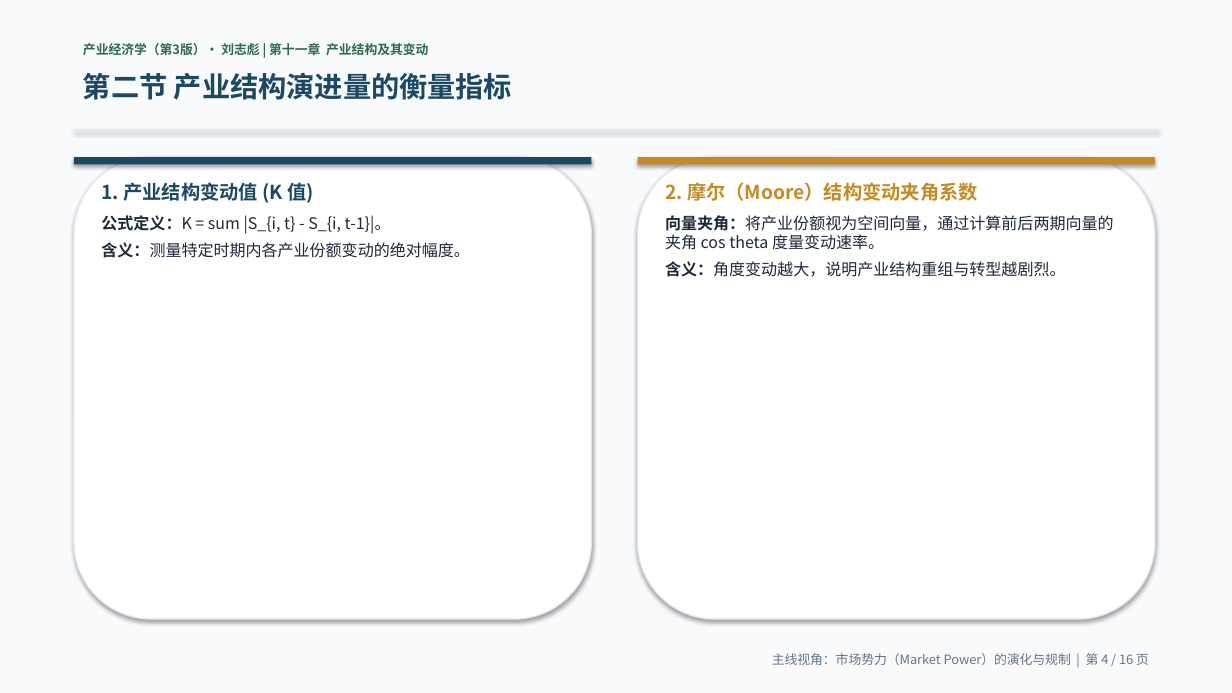
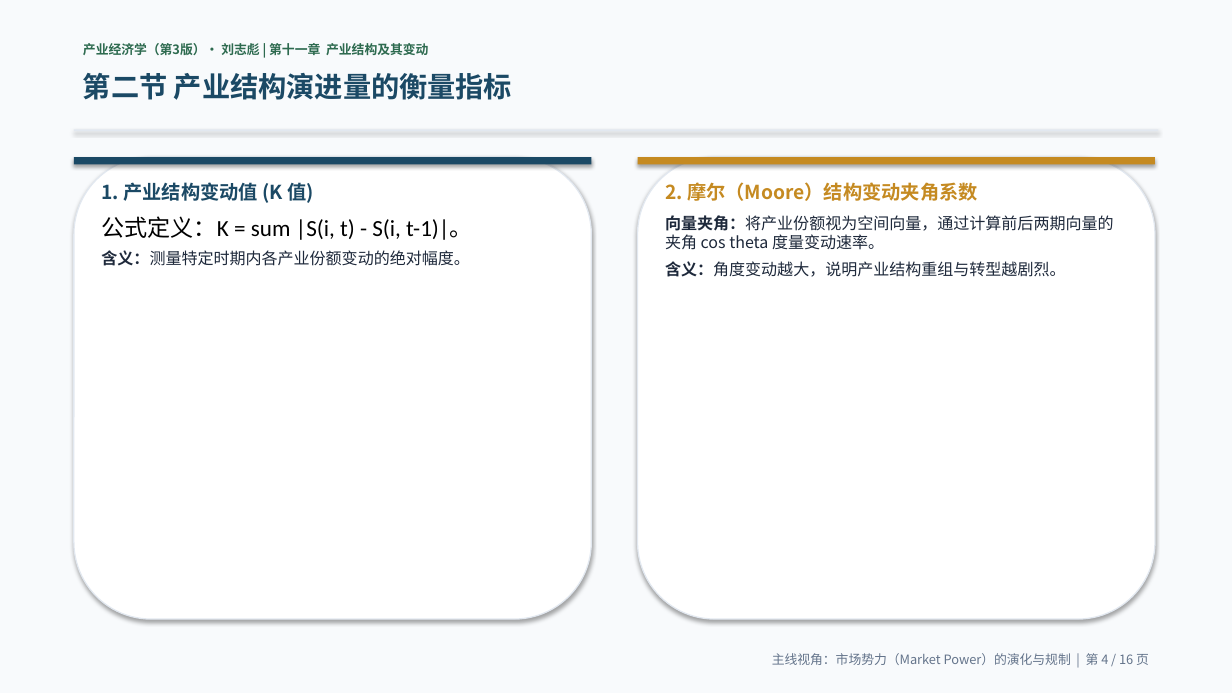
Before and after one commit to chens9956-prog/2026-industrial-economics, a slide deck: slide 4 of 刘志彪_产业经济学_第11章_产业结构及其变动(产业控制力主线精编).pptx. Drawn at 1232x693 pixels with LibreOffice and Linux fonts; fonts in the diff are those of the drawing. Boxes give left, top, right and bottom in pixels: in the first picture for what was removed or moved away, otherwise in the second. Text is boxed around its words. In the diff, an @@ line names an element or a change of style, - is before the commit and + after.

```diff
--- a/刘志彪_产业经济学_第11章_产业结构及其变动(产业控制力主线精编).pptx
+++ b/刘志彪_产业经济学_第11章_产业结构及其变动(产业控制力主线精编).pptx
@@ text at <box>101,216,473,240</box>: text changed; size 12.5 to 18 pt; font Noto Sans CJK SC to Calibri; text colour #1E293B to #000000 @@
-公式定义：K = sum |S_{i, t} - S_{i, t-1}|。
+公式定义：K = sum |S(i, t) - S(i, t-1)|。
```
Also in this commit, not shown: 9 other files.
